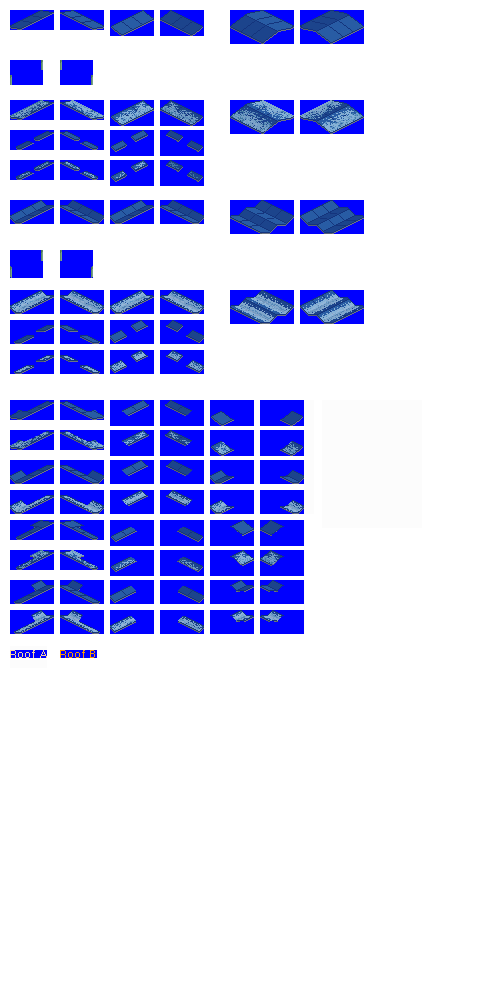
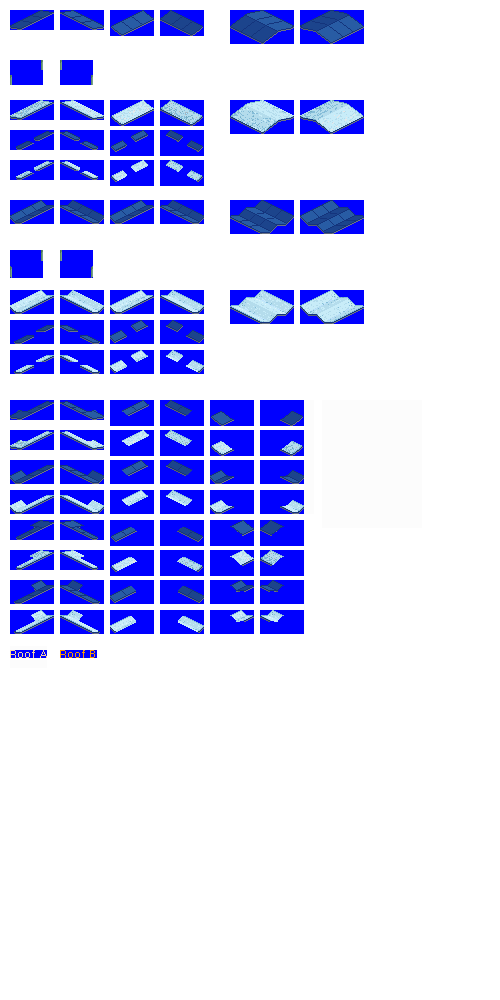
Revision of a layered 500x1000 image; what changed, layer by layer:
"snow": opacity 59% → 100%, blend dissolve → normal, painted on it over [10, 100, 364, 632]
